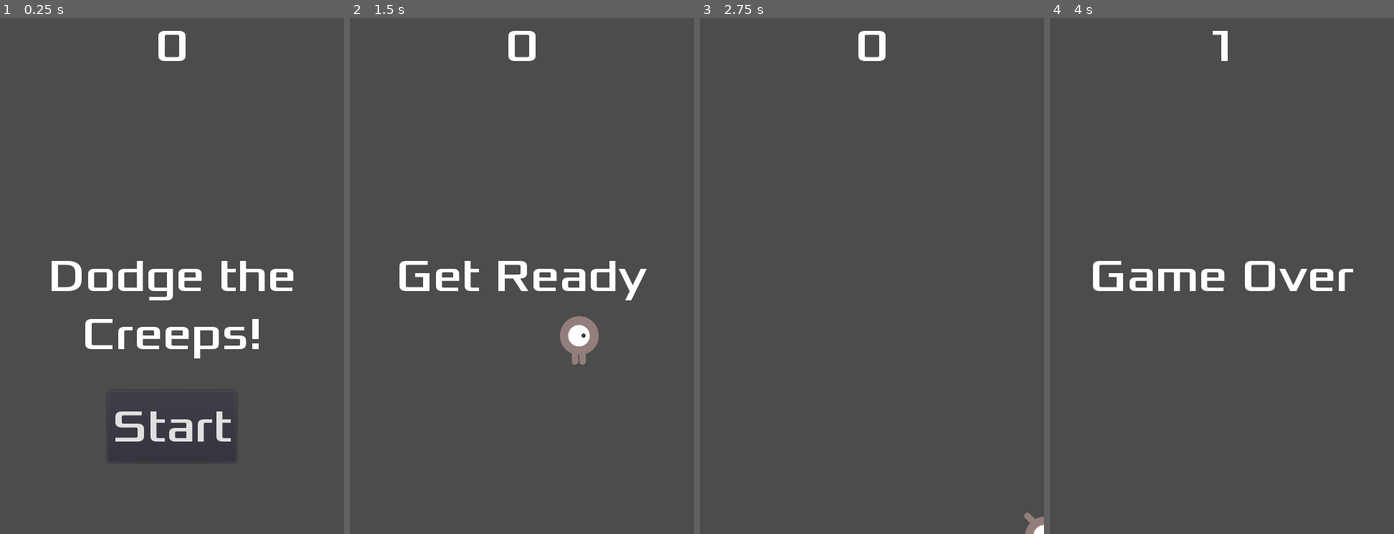
Above: before the commit, frames 1-4 (left to right).
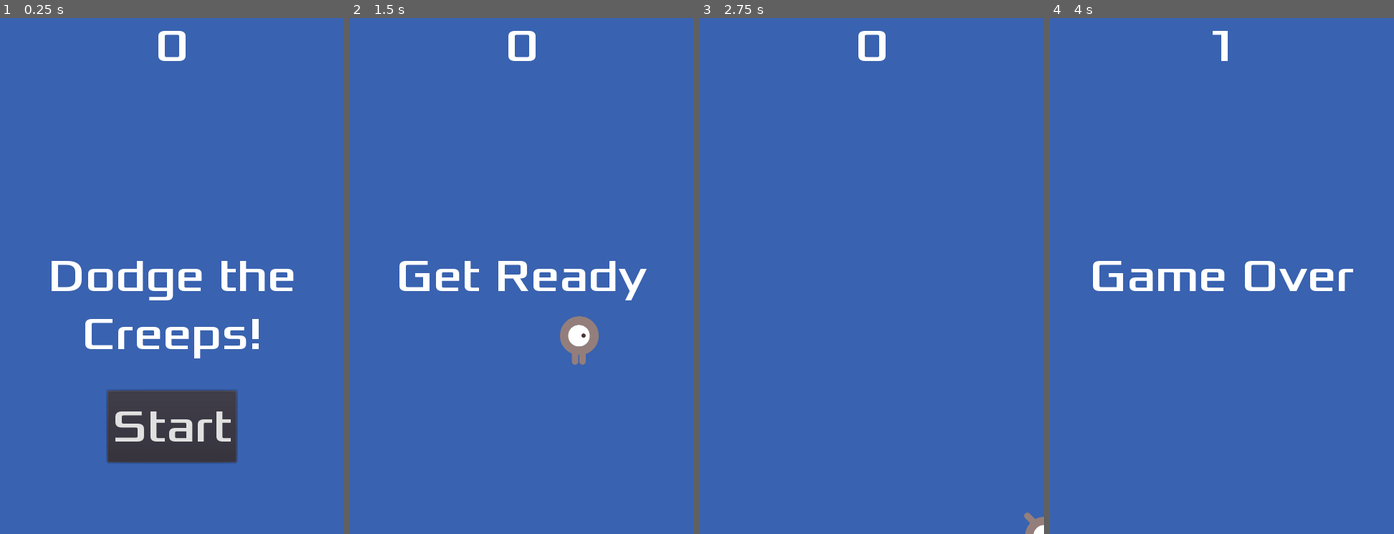
Above: after the commit, the same moments.

Repository: jakewan/dodge-the-creeps
Game: Godot game, scene res://Main.tscn
The game is run twice, just before and just after one commit, with the same random seed, the same clock (stepped at 60 frames per second) and the same inputs.
Inputs:
- Up to frame 1 (0.25 s): no input
- Up to frame 2 (1.5 s): click "Start" at 0.5 s; tap Enter at 1.25 s; hold Right (ui_right) from 1.28 s (still down)
- Up to frame 3 (2.75 s): release Right (ui_right) at 2.03 s; hold Down (ui_down) from 2.03 s (still down)
- Up to frame 4 (4 s): release Down (ui_down) at 2.78 s; hold Right (ui_right) 2.78-3.53 s; hold Up (ui_up) from 3.53 s (still down)

The runs differ from the first frame. In frame 1, 92% of the frame differs, in the area x 0-100%, y 0-100%; in frame 2, 97%; in frame 3, 100%; in frame 4, 98%.

Commit message:
Set blue background

Diff:
--- a/Main.tscn
+++ b/Main.tscn
@@ -13,6 +13,14 @@
 [node name="Main" type="Node"]
 script = ExtResource( 2 )
 Mob = ExtResource( 3 )
+
+[node name="ColorRect" type="ColorRect" parent="."]
+anchor_right = 1.0
+anchor_bottom = 1.0
+color = Color( 0.227451, 0.388235, 0.694118, 1 )
+__meta__ = {
+"_edit_use_anchors_": false
+}
 
 [node name="Player" parent="." instance=ExtResource( 1 )]
 
